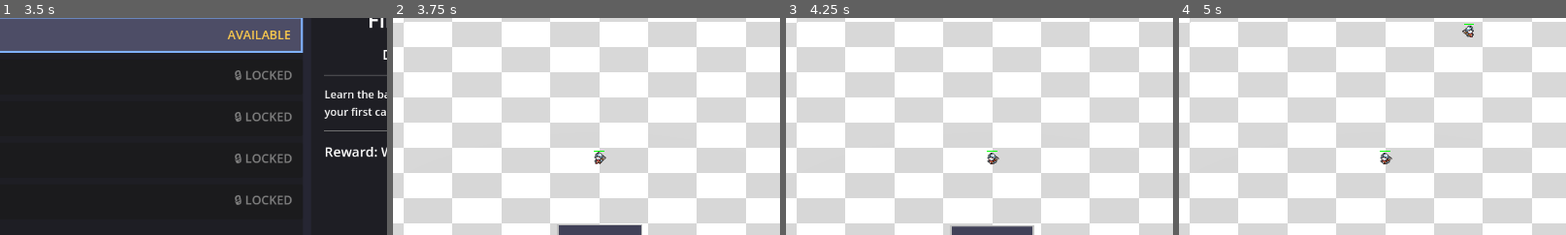
Above: before the commit, frames 1-4 (left to right).
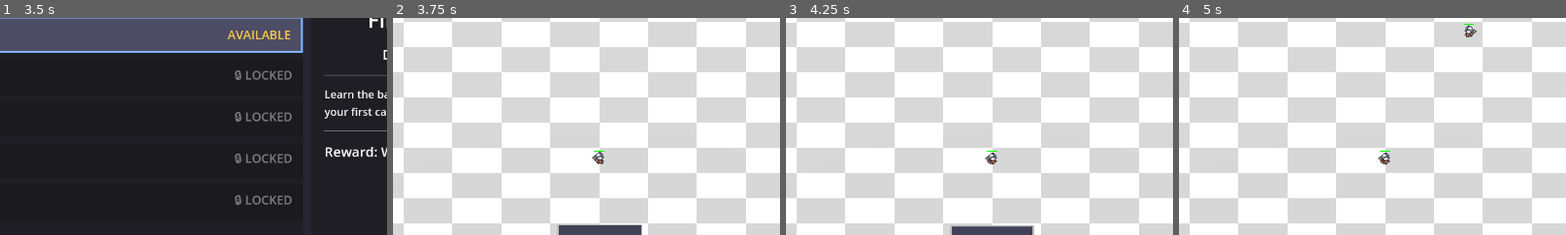
Above: after the commit, the same moments.

Repository: amari-charles/project-summoner
Game: Godot game, scene res://scenes/ui/main_menu.tscn
The game is run twice, just before and just after one commit, with the same random seed, the same clock (stepped at 60 frames per second) and the same inputs.
Inputs (mouse positions are % of the whole screen's width and height, from its top left):
- Up to frame 1 (3.5 s): click "PLAY" at 0.5 s; click "SELECT" at 1.25 s; click "CHOOSE WARRIOR" at 2 s; click (32, 26) at 2.75 s
- Up to frame 2 (3.75 s): click "START BATTLE" at 3.5 s
- Up to frame 3 (4.25 s): no input
- Up to frame 4 (5 s): tap Enter at 4.25 s; drag from (50, 83) to (60, 28) at 4.27 s
The pictures show only the part of the screen within x 23-73%, y 23-73%; the shares and areas given below are measured in that part.

Frame 1 is identical in both runs. In frame 2, 0.1% of the frame differs, in the area x 51-56%, y 61-68%; in frame 3, 0.1%; in frame 4, 0.2%, in the area x 51-77%, y 3-68%.

Commit message:
Fix initial facing - sprites face left by default
**Problem:** Both player and enemy units spawned facing backwards because
we assumed sprites face RIGHT by default, but they actually face LEFT.

**Root Cause:** Flip logic was inverted:
- Player units (should face right): no flip → faced left ❌
- Enemy units (should face left): flip → faced right ❌

**Solution:** Invert flip logic to match sprite default orientation:
- Sprites face LEFT by default
- Player units: flip to face right ✓
- Enemy units: don't flip, keep facing left ✓
- Runtime facing updates: flip when should face RIGHT

**Changes:**
- Initialization: flip PLAYER team, not ENEMY team
- Runtime: `set_flip_h(not is_facing_left)` instead of `set_flip_h(is_facing_left)`

**Result:**
- Player units spawn facing right (towards enemy base)
- Enemy units spawn facing left (towards player base)
- Runtime facing updates work correctly

🤖 Generated with [Claude Code](https://claude.com/claude-code)

Co-Authored-By: Claude <noreply@anthropic.com>

Diff:
--- a/scripts/units/unit_3d.gd
+++ b/scripts/units/unit_3d.gd
@@ -59,8 +59,8 @@
 		print("Unit3D: Using existing visual component: %s" % visual_component.name)
 		# Initialize facing direction based on team
 		is_facing_left = (team == Team.ENEMY)
-		# Flip enemy sprites to face left (towards player base)
-		if is_facing_left and visual_component.has_method("set_flip_h"):
+		# Sprites face LEFT by default, so flip PLAYER units to face right
+		if team == Team.PLAYER and visual_component.has_method("set_flip_h"):
 			visual_component.set_flip_h(true)
 		# Play idle animation
 		if visual_component.has_method("play_animation"):
@@ -78,8 +78,8 @@
 			visual_component.set_sprite_frames(sprite_frames)
 			# Initialize facing direction based on team
 			is_facing_left = (team == Team.ENEMY)
-			# Flip enemy sprites to face left (towards player base)
-			if is_facing_left:
+			# Sprites face LEFT by default, so flip PLAYER units to face right
+			if team == Team.PLAYER:
 				visual_component.set_flip_h(true)
 			visual_component.play_animation("idle", true)
 
@@ -157,7 +157,8 @@
 	# Only flip if facing changed (avoid redundant calls)
 	if should_face_left != is_facing_left:
 		is_facing_left = should_face_left
-		visual_component.set_flip_h(is_facing_left)
+		# Sprites face LEFT by default, so flip when should face RIGHT
+		visual_component.set_flip_h(not is_facing_left)
 
 func _perform_attack() -> void:
 	if not current_target:
